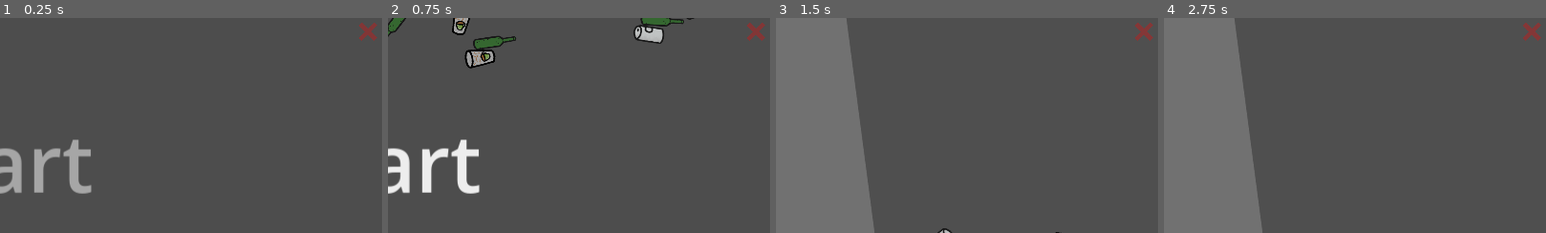
Above: before the commit, frames 1-4 (left to right).
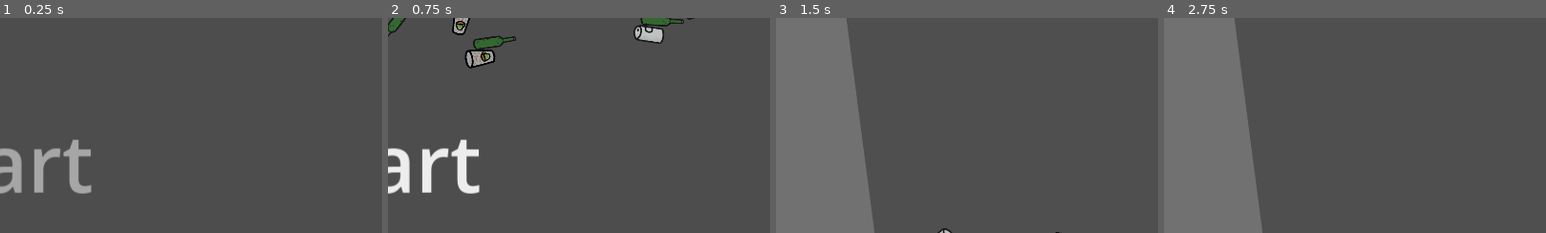
Above: after the commit, the same moments.

Repository: benzhenwen/Garbage.
Game: Godot game, scene res://scenes/start.tscn
Two runs of this game, one before a commit and one after it. Both use one fixed random seed, a clock stepped at 60 frames per second and the inputs below.
Inputs (mouse positions are % of the whole screen's width and height, from its top left):
- Up to frame 1 (0.25 s): no input
- Up to frame 2 (0.75 s): tap Enter at 0.5 s; move the mouse to (50, 34) at 0.52 s; click (50, 34) at 0.67 s
- Up to frame 3 (1.5 s): move the mouse to (80, 62) at 1.27 s; click (80, 62) at 1.42 s
- Up to frame 4 (2.75 s): move the mouse to (69, 83) at 2.02 s; click (69, 83) at 2.17 s
The pictures show only the part of the screen within x 50-100%, y 0-50%; the shares and areas given below are measured in that part.

The runs differ from the first frame. In frame 1, 0.2% of the frame differs, in the area x 94-99%, y 2-11%; in frame 2, 0.2%; in frame 3, 0.2%; in frame 4, 0.2%.

Commit message:
update end text

Diff:
--- a/scenes/main.tscn
+++ b/scenes/main.tscn
@@ -172,6 +172,7 @@
 }
 
 [node name="exit_button" parent="." instance=ExtResource("7_2xewq")]
+visible = false
 
 [connection signal="meta_clicked" from="end label_container/end label" to="end label_container/end label" method="_on_meta_clicked"]
 [connection signal="animation_finished" from="End Animation" to="." method="_on_end_animation_animation_finished"]
--- a/scenes/start.tscn
+++ b/scenes/start.tscn
@@ -23,6 +23,7 @@
 script = ExtResource("2_7ajxv")
 
 [node name="exit_button" parent="." instance=ExtResource("3_xrg8e")]
+visible = false
 
 [node name="garbage_sleep_area" type="Area2D" parent="."]
 position = Vector2(1188, 934)
--- a/scripts/end_label.gd
+++ b/scripts/end_label.gd
@@ -57,7 +57,7 @@
 		+ "\n" \
 		+ "You decided to " + ("recycle" if had_recycled["glass_bottle"] else "trash") + " glass bottles.\n" \
 		+ "Glass should be recycled, and sometimes has a dedicated dropoff location.\n" \
-		+ "In some cases, improperly sorting glass can cause slag to form in plants.\n" \
+		+ "Some facilities have special restrictions, and some glass types cannot be recycled.\n" \
 		+ "Check with your local recycling plant :)\n" \
 		+ "\n" \
 		+ "You decided to " + ("recycle" if had_recycled["coffee_cup"] else "trash") + " coffee cups.\n" \
